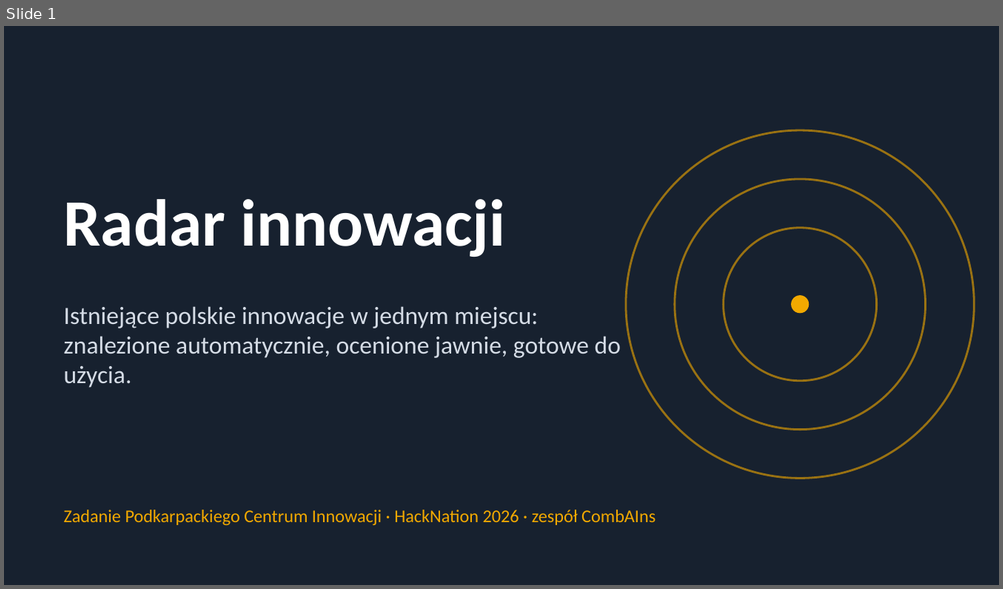
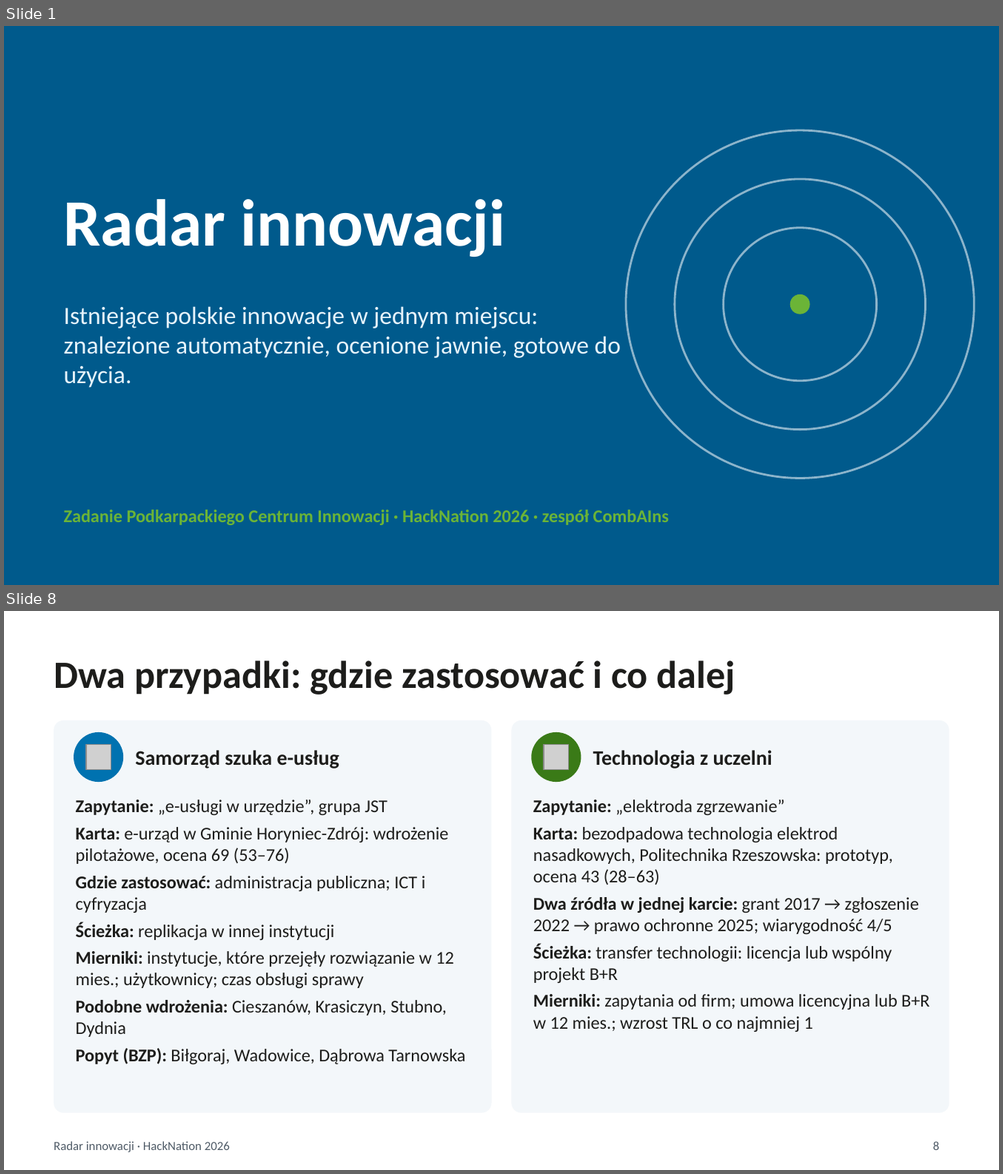
Before and after one commit to FilipLangiewicz/InnovationHub, a slide deck: docs/presentation/Radar_innowacji.pptx. Shown one above the other, each under a label of ours: slide 1 before the commit, slides 1 and 8 after it; the slides between them are not shown. The pictures are 1003x589 and 1003x1174 pixels, drawn with LibreOffice and Linux fonts; fonts in the diff are those of the drawing; grey boxes stand for pictures. Boxes give left, top, right and bottom in pixels: in the first picture for what was removed or moved away, otherwise in the second. Text is boxed around its words. In the diff, an @@ line names an element or a change of style, - is before the commit and + after.

```diff
--- a/docs/presentation/Radar_innowacji.pptx
+++ b/docs/presentation/Radar_innowacji.pptx
@@ slide 8 added at box(4, 611, 999, 1170), background #FFFFFF @@
@@ title added at box(54, 661, 735, 695), 28 pt, text #1D1D1B, bold @@
+Dwa przypadki: gdzie zastosować i co dalej
@@ rounded rectangle added at box(54, 721, 492, 1113), fill #F3F7FA @@
@@ rounded rectangle added at box(511, 721, 949, 1113), fill #F3F7FA @@
@@ ellipse added at box(74, 732, 123, 782), fill #0072B0 @@
@@ ellipse added at box(531, 732, 581, 782), fill #3A7A17 @@
@@ picture added at box(85, 744, 111, 769) @@
@@ text added at box(135, 750, 339, 769), 15 pt, text #1D1D1B, bold @@
+Samorząd szuka e-usług
@@ picture added at box(543, 744, 568, 769) @@
@@ text added at box(593, 750, 772, 769), 15 pt, text #1D1D1B, bold @@
+Technologia z uczelni
@@ text added at box(76, 800, 465, 1065), 13 pt, text #1D1D1B @@
+Zapytanie: „e-usługi w urzędzie”, grupa JST
+Karta: e-urząd w Gminie Horyniec-Zdrój: wdrożenie pilotażowe, ocena 69 (53–76)
+Gdzie zastosować: administracja publiczna; ICT i cyfryzacja
+Ścieżka: replikacja w innej instytucji
+Mierniki: instytucje, które przejęły rozwiązanie w 12 mies.; użytkownicy; czas obsługi sprawy
+Podobne wdrożenia: Cieszanów, Krasiczyn, Stubno, Dydnia
+Popyt (BZP): Biłgoraj, Wadowice, Dąbrowa Tarnowska
@@ text added at box(533, 800, 929, 1032), 13 pt, text #1D1D1B @@
+Zapytanie: „elektroda zgrzewanie”
+Karta: bezodpadowa technologia elektrod nasadkowych, Politechnika Rzeszowska: prototyp, ocena 43 (28–63)
+Dwa źródła w jednej karcie: grant 2017 → zgłoszenie 2022 → prawo ochronne 2025; wiarygodność 4/5
+Ścieżka: transfer technologii: licencja lub wspólny projekt B+R
+Mierniki: zapytania od firm; umowa licencyjna lub B+R w 12 mies.; wzrost TRL o co najmniej 1
@@ text added at box(54, 1142, 230, 1153), 9 pt, text #4F5B67 @@
+Radar innowacji · HackNation 2026
@@ page number added at box(933, 1142, 939, 1150), 9 pt, text #4F5B67 @@
+8
@@ slide 1 changed as well @@
@@ background #17212F to #005A8C @@
@@ outline #F2A900 1.5 pt to #FFFFFF 1.5 pt in 3 elements at box(626, 130, 973, 479), box(674, 179, 925, 430), box(723, 228, 876, 381) @@
@@ text "Istniejące polskie innowacje w jednym ..." at box(64, 306, 620, 388): text colour #D5DCE6 to #E6F3FB @@
@@ ellipse at box(790, 295, 810, 315): fill #F2A900 to #6BB437 @@
@@ text "Zadanie Podkarpackiego Centrum Innowacji · ..." at box(64, 510, 669, 526): text colour #F2A900 to #6BB437, bold on @@
```
Also in this commit, not shown: 6 other slides changed, 2 other slides added, 3 slides removed, 7 other files.
